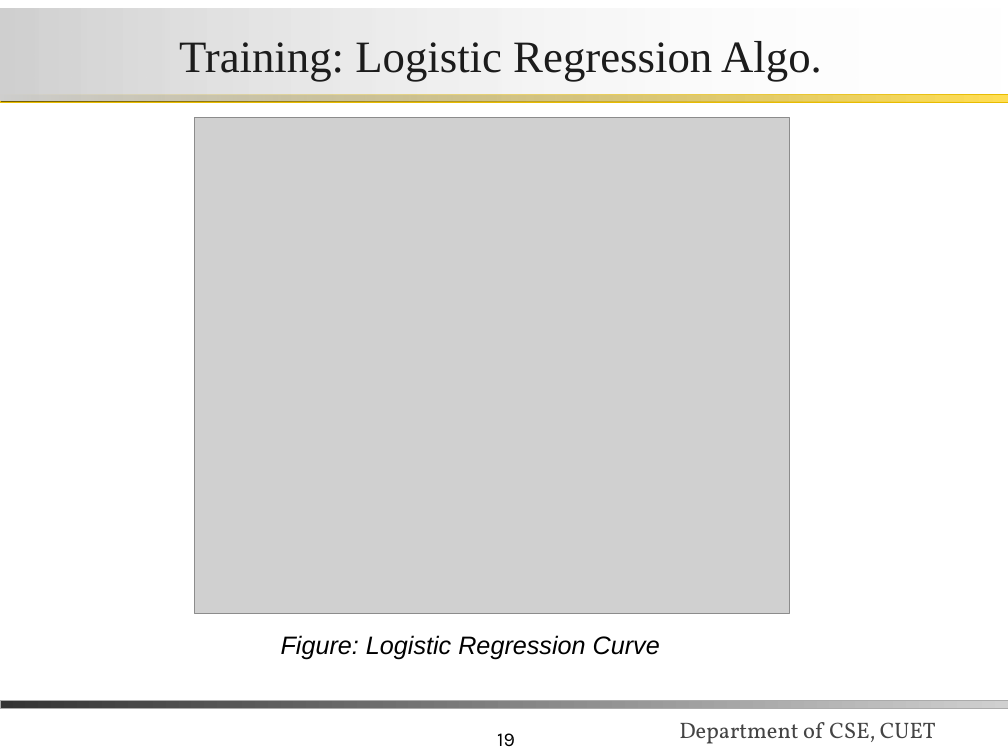
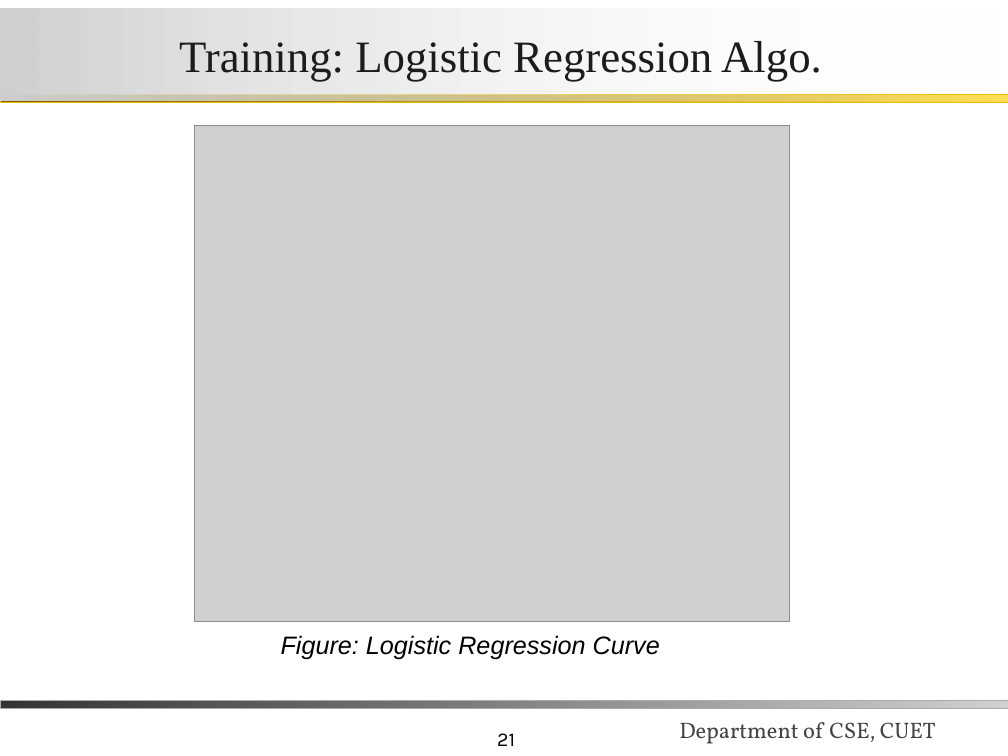
Before and after one commit to iRaM-sAgOr/email_data, a slide deck: slide 21 of myReport/final_presentation.ppt (slide 19 before the commit). Drawn at 1008x756 pixels with LibreOffice and Linux fonts; fonts in the diff are those of the drawing; grey boxes stand for pictures; background and template pictures are left out. Boxes give left, top, right and bottom in pixels: in the first picture for what was removed or moved away, otherwise in the second. Text is boxed around its words. In the diff, an @@ line names an element or a change of style, - is before the commit and + after.

```diff
--- a/myReport/final_presentation.ppt
+++ b/myReport/final_presentation.ppt
@@ picture: place and size @@
-picture at bbox=[195, 118, 790, 614]
+picture at bbox=[195, 126, 790, 622]
@@ page number at bbox=[497, 733, 515, 746]: text changed @@
-19
+21
```
Also in this commit, not shown: 21 other slides changed, 3 slides added, 1 slide removed, 9 other files.
